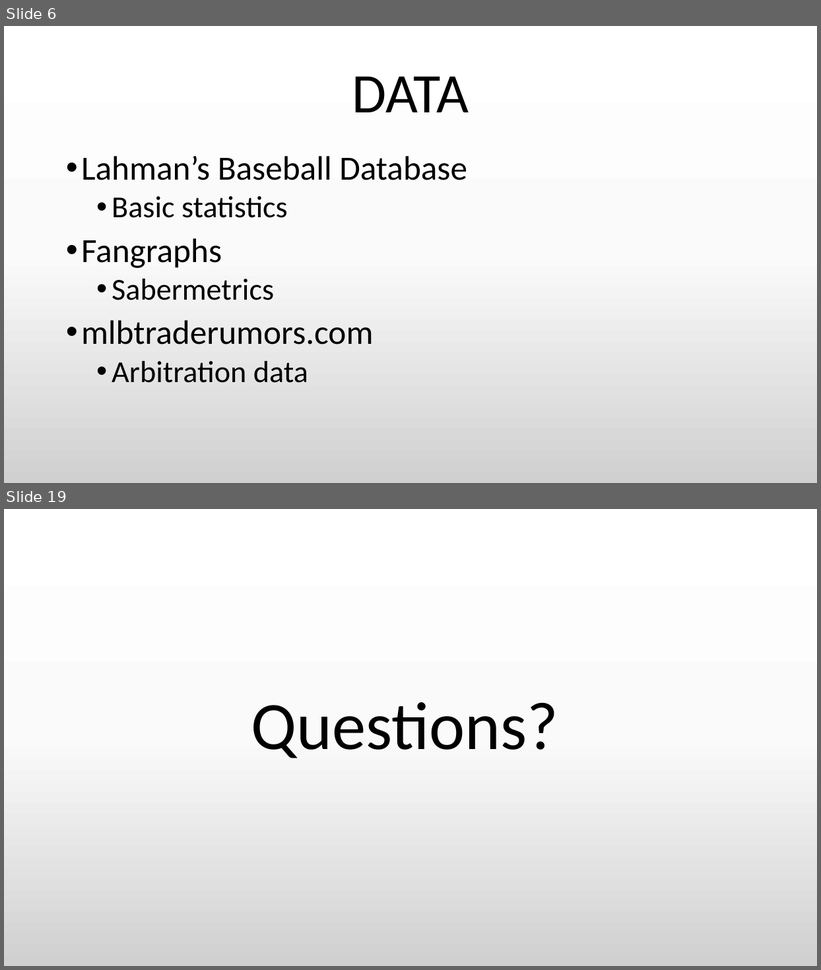
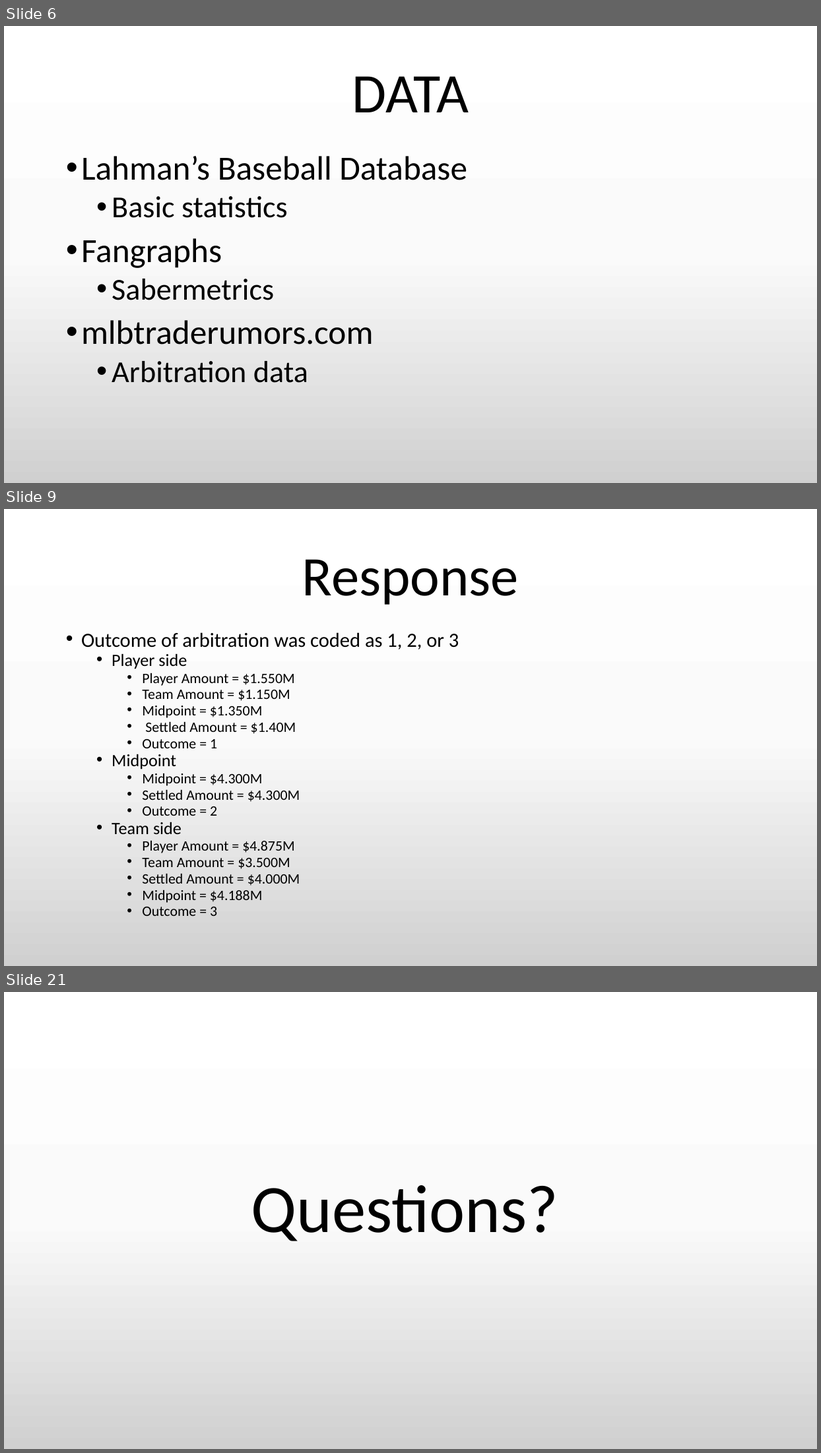
Before and after one commit to Riles567/Capstone, a slide deck: CapstonePresentation.pptx. Shown one above the other, each under a label of ours: slides 6 and 19 before the commit, slides 6, 9 and 21 after it; the slides between them are not shown. The pictures are 821x970 and 821x1453 pixels, drawn with LibreOffice and Linux fonts; fonts in the diff are those of the drawing. Boxes give left, top, right and bottom in pixels: in the first picture for what was removed or moved away, otherwise in the second. Text is boxed around its words. In the diff, an @@ line names an element or a change of style, - is before the commit and + after.

```diff
--- a/CapstonePresentation.pptx
+++ b/CapstonePresentation.pptx
@@ slide 9 added at (x1=4, y1=509, x2=817, y2=966), background gradient #FFFFFF to #FBFBFB to #D1D1D1 @@
@@ title added at (x1=302, y1=559, x2=519, y2=605), 66 pt, text #000000 @@
+Response
@@ text added at (x1=81, y1=632, x2=459, y2=916), 17 pt, text #000000 @@
+• Outcome of arbitration was coded as 1, 2, or 3
+  • Player side
+    • Player Amount = $1.550M
+    • Team Amount = $1.150M
+    • Midpoint = $1.350M
+    • Settled Amount = $1.40M
+    • Outcome = 1
+  • Midpoint
+    • Midpoint = $4.300M
+    • Settled Amount = $4.300M
+    • Outcome = 2
+  • Team side
+    • Player Amount = $4.875M
+    • Team Amount = $3.500M
+    • Settled Amount = $4.000M
+    • Midpoint = $4.188M
+    • Outcome = 3
@@ what was slide 19 is now slide 21 @@
```
Also in this commit, not shown: 10 slides changed, 8 other slides added, 7 slides removed.
